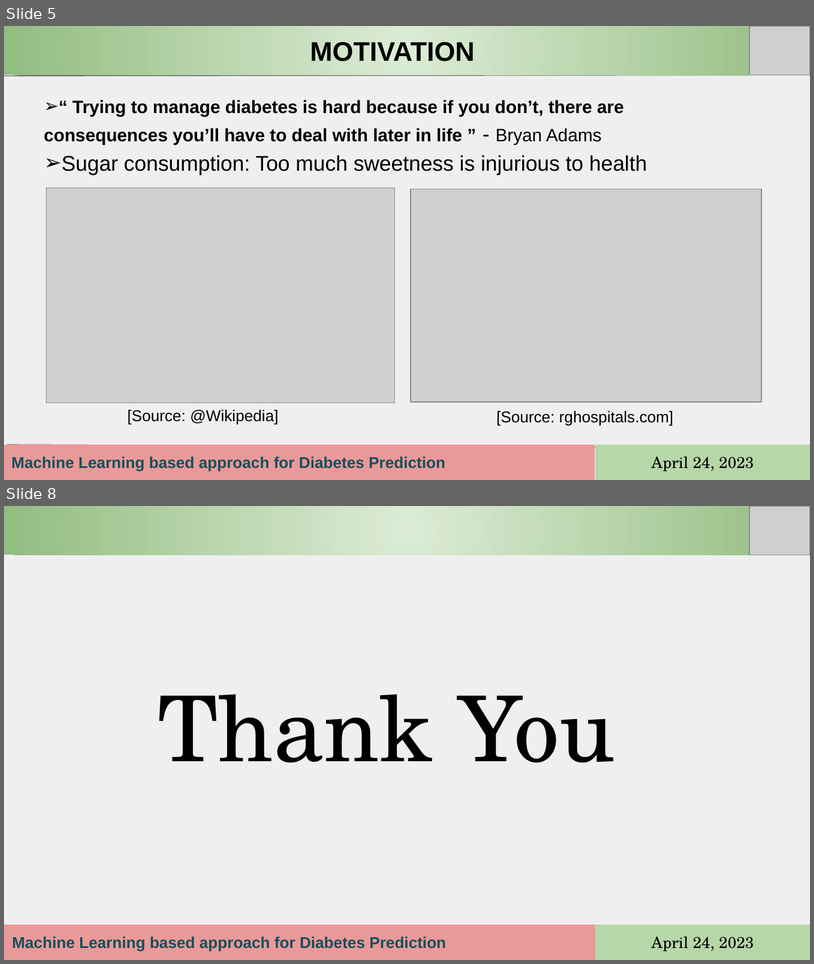
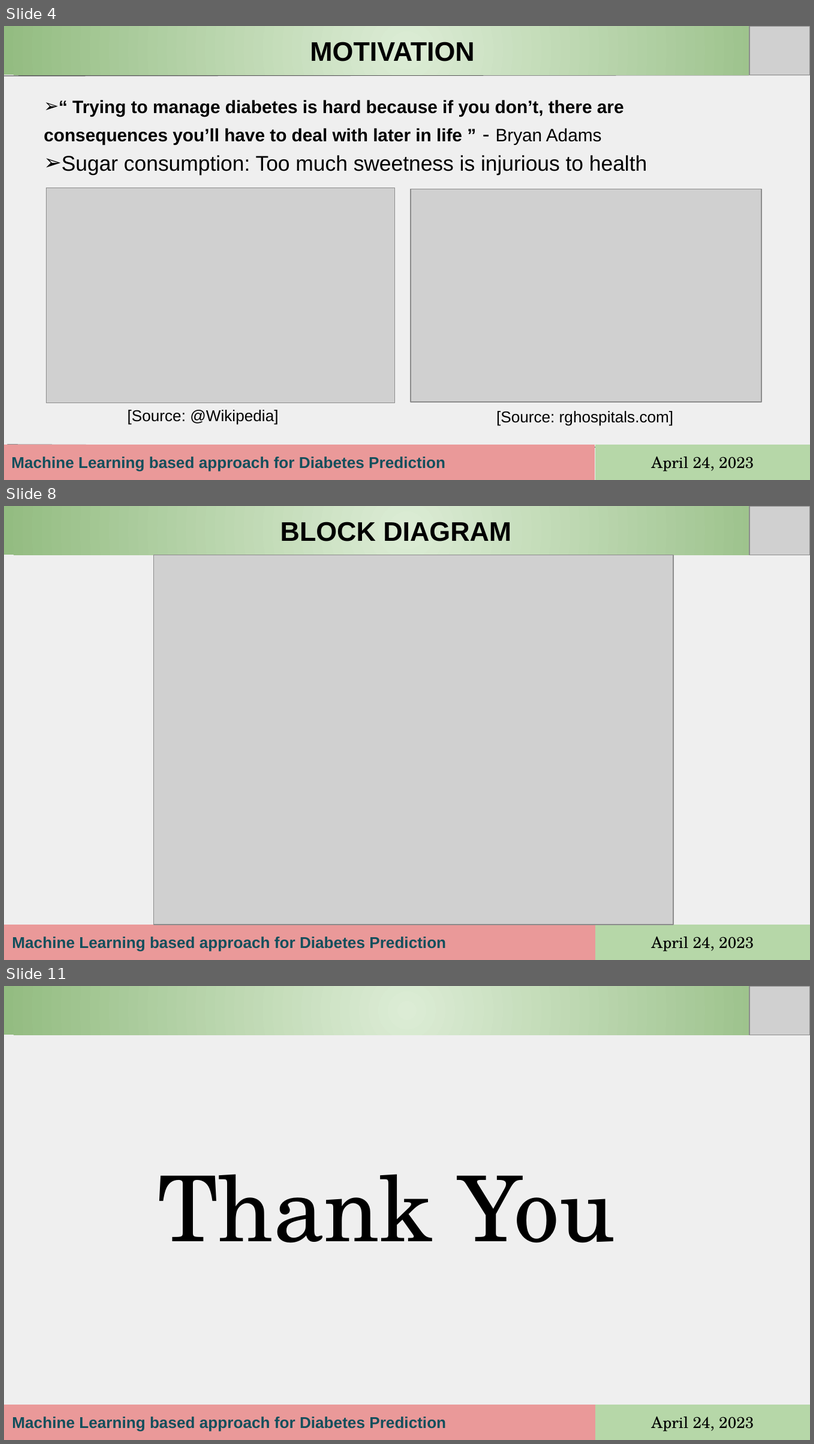
Before and after one commit to Amarjeet2909/Application-of-ML-based-Diabetes-Prediction-model, a slide deck: Progress Presentation_Amarjeet.pptx. Shown one above the other, each under a label of ours: slides 5 and 8 before the commit, slides 4, 8 and 11 after it; the slides between them are not shown. The pictures are 814x964 and 814x1444 pixels, drawn with LibreOffice and Linux fonts; fonts in the diff are those of the drawing; grey boxes stand for pictures. Boxes give left, top, right and bottom in pixels: in the first picture for what was removed or moved away, otherwise in the second. Text is boxed around its words. In the diff, an @@ line names an element or a change of style, - is before the commit and + after.

```diff
--- a/Progress Presentation_Amarjeet.pptx
+++ b/Progress Presentation_Amarjeet.pptx
@@ slide 8 added at [4, 506, 810, 960], background #EFEFEF @@
@@ rectangle added at [4, 506, 810, 555], fill gradient #DCECD5 to #93BC81, 24 pt, text #000000, bold @@
+BLOCK DIAGRAM
@@ picture added at [750, 506, 810, 555] @@
@@ picture added at [154, 555, 674, 925] @@
@@ rectangle added at [4, 925, 596, 960], fill #EA9999, 14 pt, text #134F5C, bold @@
+Machine Learning based approach for Diabetes Prediction
@@ rectangle added at [596, 925, 810, 960], fill #B6D7A8, 14 pt, text #000000 @@
+April 24, 2023
@@ what was slide 5 is now slide 4 @@
@@ what was slide 8 is now slide 11 @@
```
Also in this commit, not shown: 6 slides changed, 2 other slides added, 1 other file.
